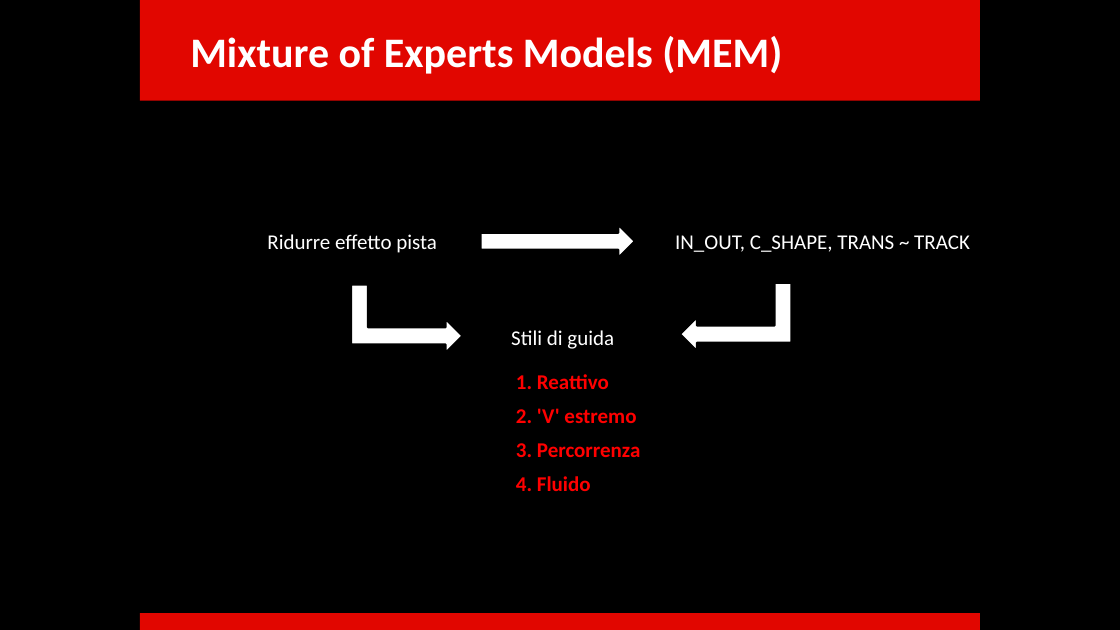
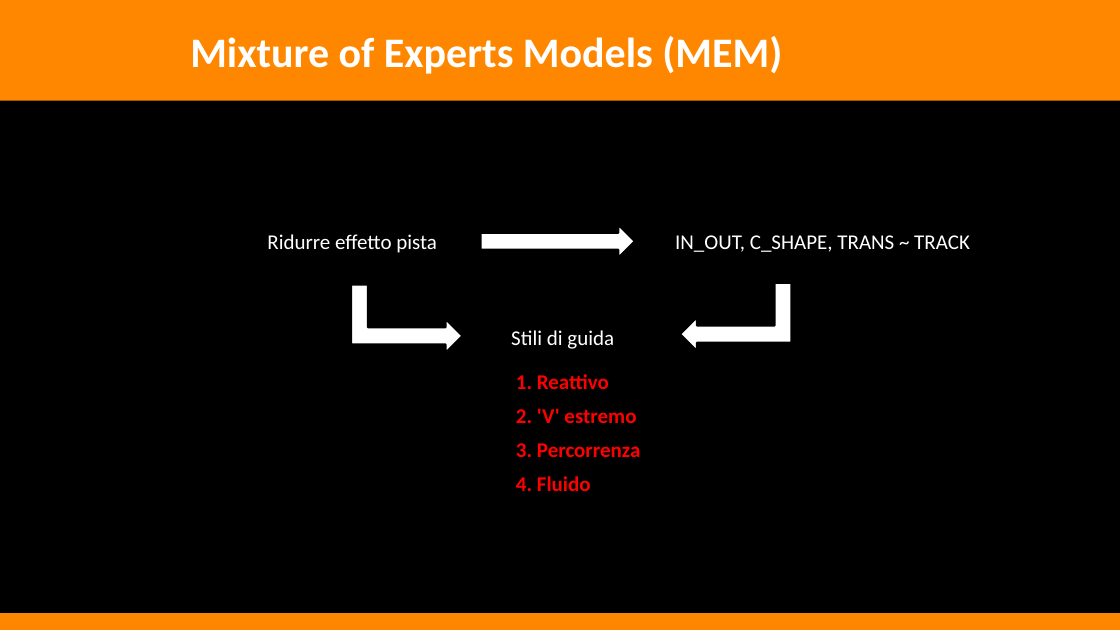
Before and after one commit to WBOnCedR/Stili_di_guida_f1, a slide deck: slide 16 of presentazione_F1_10min.pptx (slide 13 before the commit). Drawn at 1120x630 pixels with LibreOffice and Linux fonts; fonts in the diff are those of the drawing. Boxes give left, top, right and bottom in pixels: in the first picture for what was removed or moved away, otherwise in the second. Text is boxed around its words. In the diff, an @@ line names an element or a change of style, - is before the commit and + after.

```diff
--- a/presentazione_F1_10min.pptx
+++ b/presentazione_F1_10min.pptx
@@ rectangle: place and size @@
-rectangle at [140, 0, 981, 101]
+rectangle at [0, 0, 1120, 101]
@@ rectangle at [0, 0, 1120, 101]: fill #E10600 to #FF8700 @@
@@ rectangle at [0, 613, 1120, 630]: fill #E10600 to #FF8700 @@
@@ rectangle: place and size @@
-rectangle at [140, 613, 981, 630]
+rectangle at [0, 613, 1120, 630]
```
Also in this commit, not shown: 14 other slides changed, 3 slides added, 12 other files.
